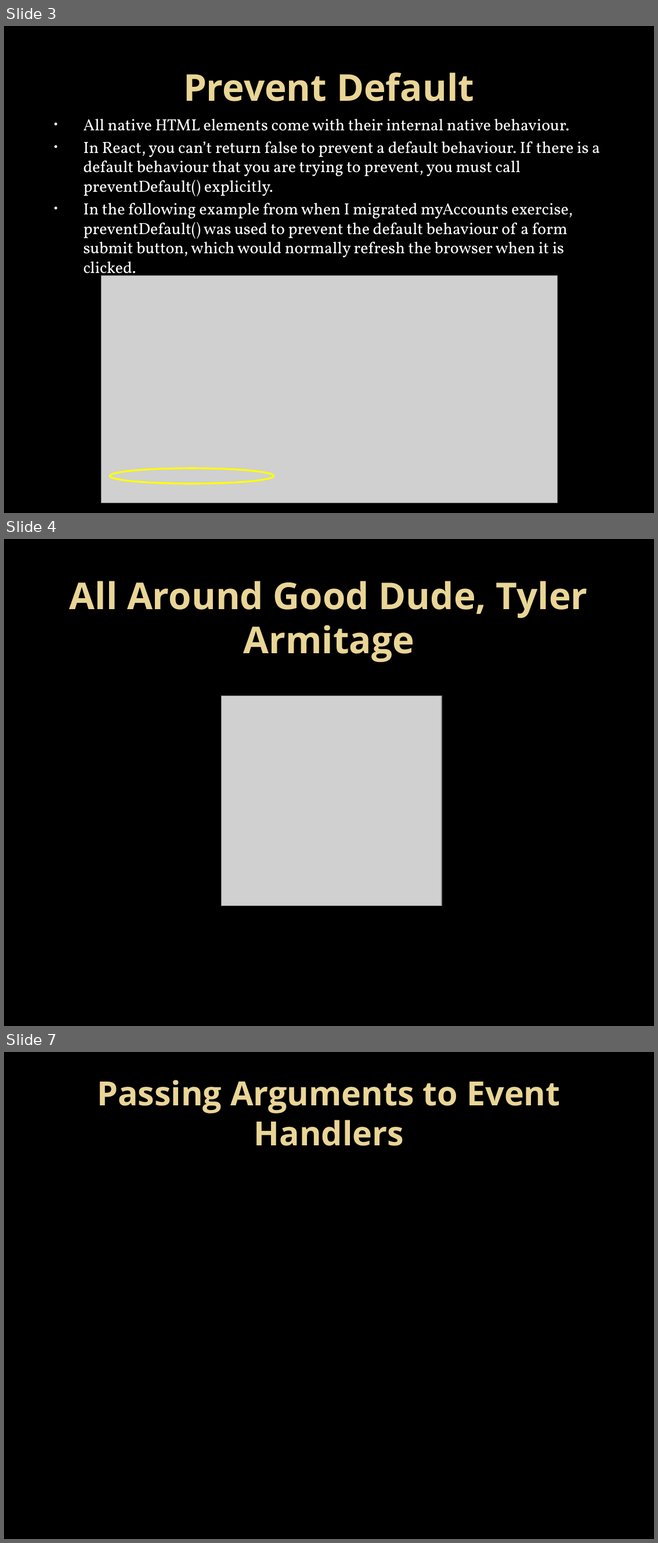
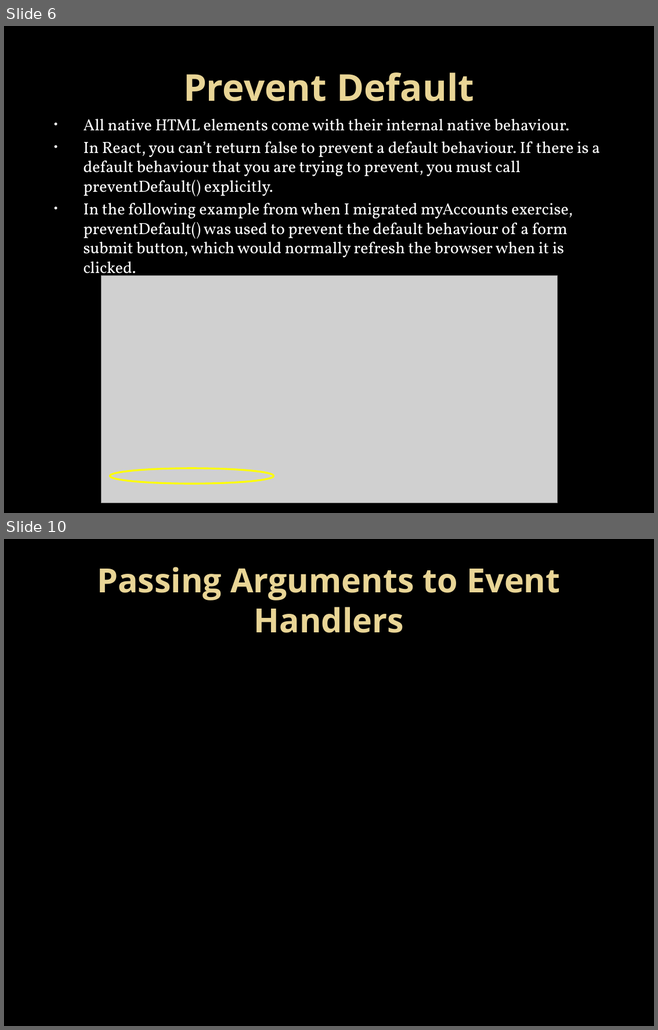
Before and after one commit to nhopfe/cohort3, a slide deck: Handling Events in React.pptx. Shown one above the other, each under a label of ours: slides 3, 4 and 7 before the commit, slides 6 and 10 after it; the slides between them are not shown. The pictures are 658x1543 and 658x1030 pixels, drawn with LibreOffice and Linux fonts; fonts in the diff are those of the drawing; grey boxes stand for pictures; background and template pictures are left out. Boxes give left, top, right and bottom in pixels: in the first picture for what was removed or moved away, otherwise in the second. Text is boxed around its words. In the diff, an @@ line names an element or a change of style, - is before the commit and + after.

```diff
--- a/Handling Events in React.pptx
+++ b/Handling Events in React.pptx
@@ slide 4 removed at [4, 539, 654, 1026], background picture (left out) @@
@@ title removed at [70, 581, 587, 663] @@
-All Around Good Dude, Tyler Armitage
@@ picture removed at [221, 696, 442, 906] @@
@@ what was slide 3 is now slide 6 @@
@@ what was slide 7 is now slide 10 @@
```
Also in this commit, not shown: 1 slide changed, 6 slides added, 1 other slide removed, 2 other files.
